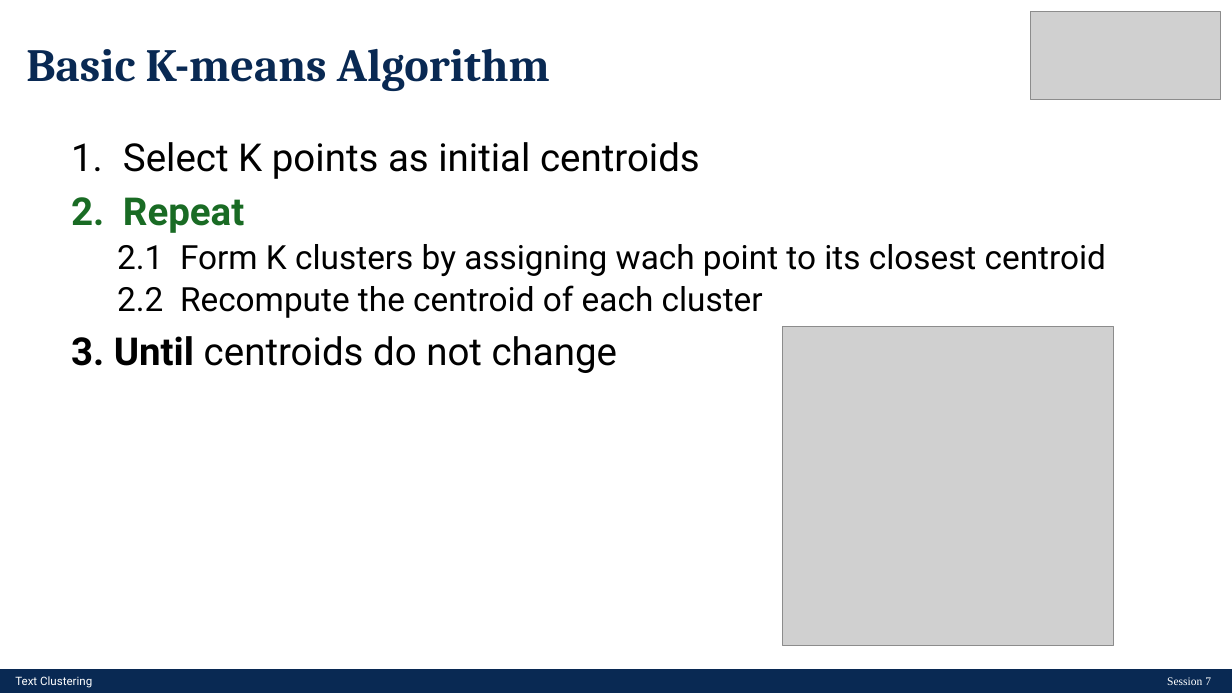
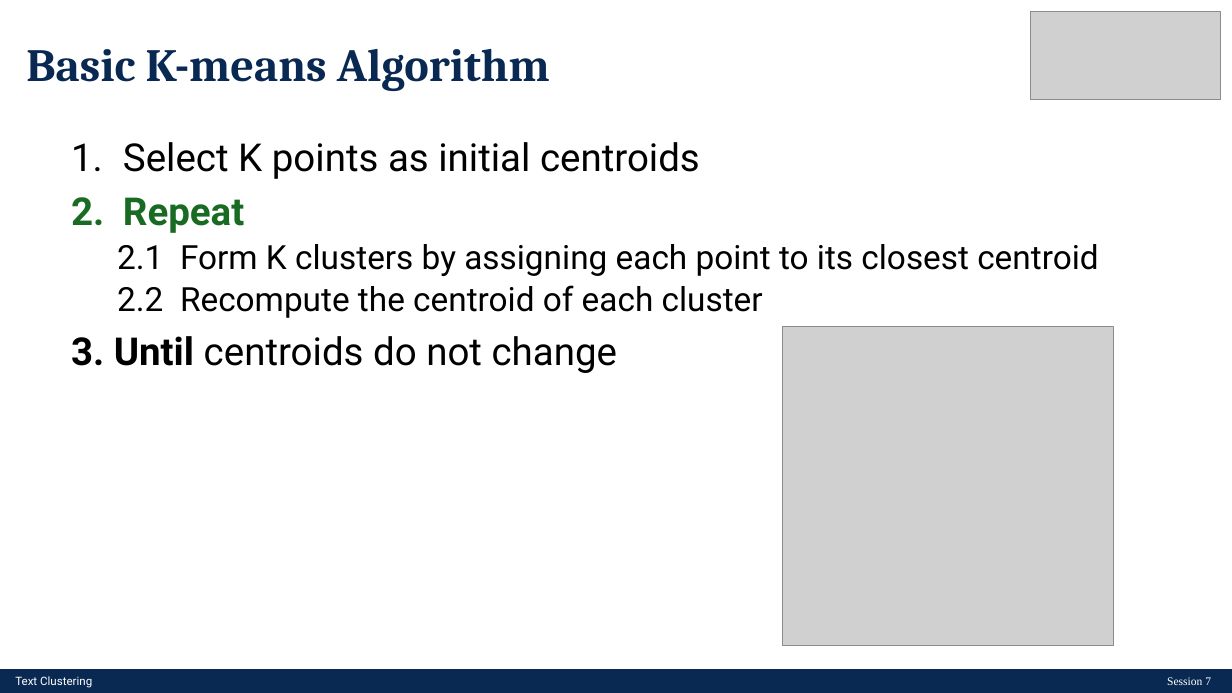
Before and after one commit to LCDA-UCP/tac-hands-on, a slide deck: slide 23 of lectures/TAC-Session07.pptx. Drawn at 1232x693 pixels with LibreOffice and Linux fonts; fonts in the diff are those of the drawing; grey boxes stand for pictures. Boxes give left, top, right and bottom in pixels: in the first picture for what was removed or moved away, otherwise in the second. Text is boxed around its words. In the diff, an @@ line names an element or a change of style, - is before the commit and + after.

```diff
--- a/lectures/TAC-Session07.pptx
+++ b/lectures/TAC-Session07.pptx
@@ text at (117, 244, 1098, 276): text changed @@
-  2.1 Form K clusters by assigning wach point to its closest centroid
+  2.1 Form K clusters by assigning each point to its closest centroid
```
Also in this commit, not shown: 6 other slides changed, 1 other file.
